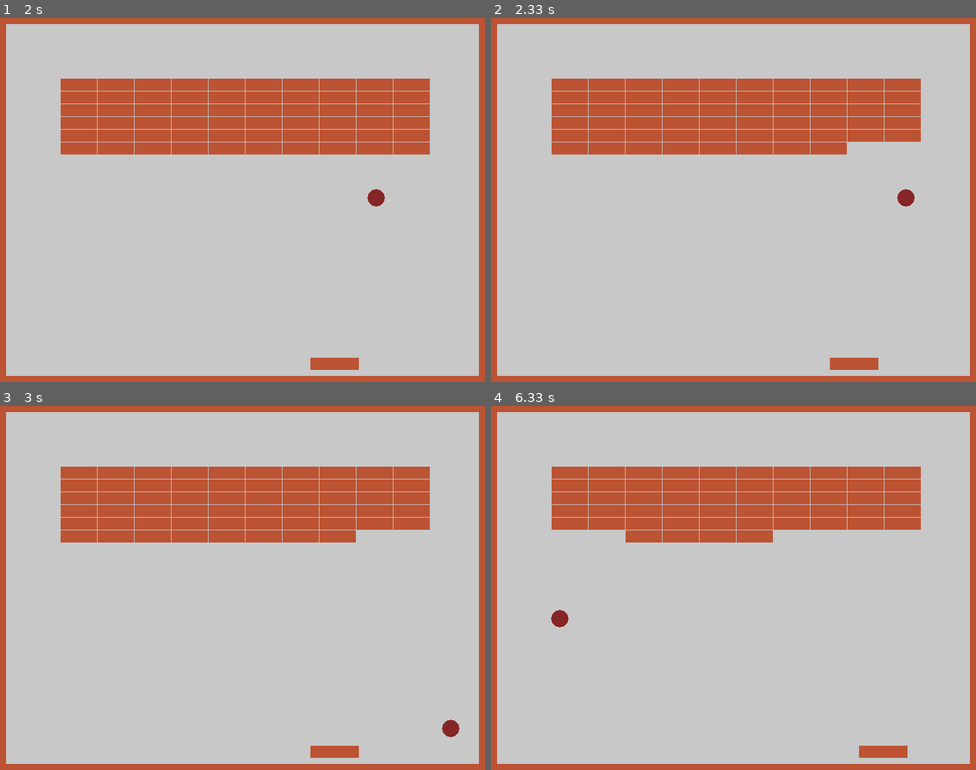
Above: before the commit, frames 1-4 (two rows, left to right).
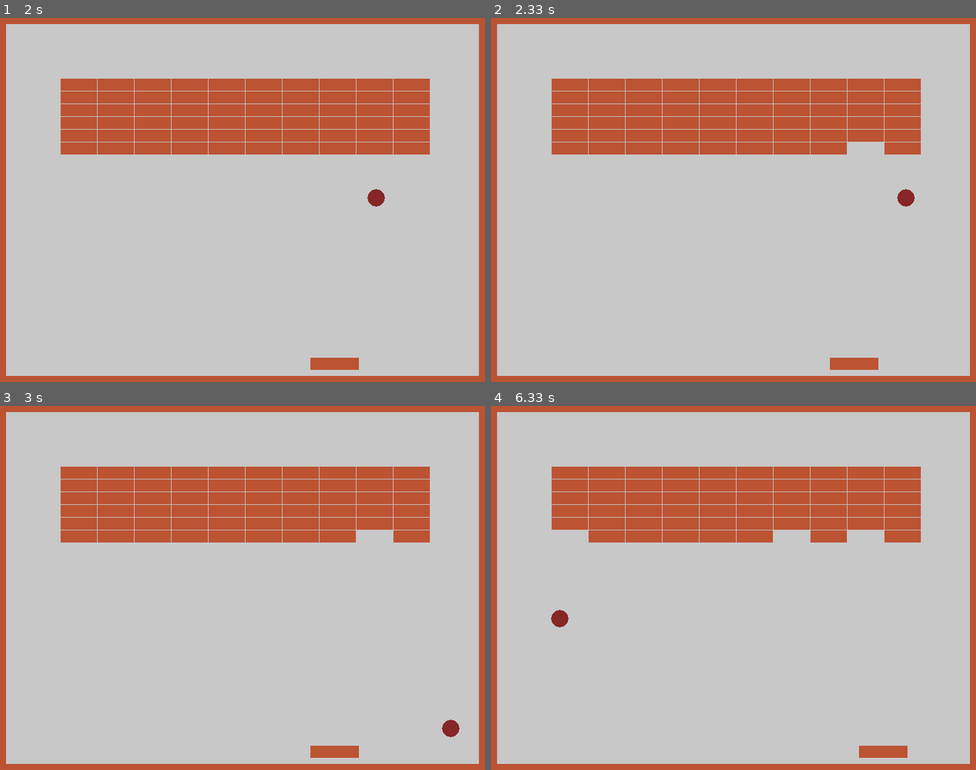
Above: after the commit, the same moments.

Repository: petros-ioannidis/arkanoid-pygame
Game: pygame game, started from src/arkanoid.py
The game is run twice, just before and just after one commit, with the same random seed, the same clock (stepped at 60 frames per second) and the same inputs. The source is Python 2; it was converted automatically to run under Python 3.
Inputs:
- Up to frame 1 (2 s): hold Down 0.33-0.8 s; tap Enter at 0.83 s; tap Space at 1.27, 1.67, 1.97 s; hold Right from 1.6 s (still down)
- Up to frame 2 (2.33 s): release Right at 2.23 s; hold Left from 2.27 s (still down)
- Up to frame 3 (3 s): tap Space at 2.33, 2.63, 2.83 s; release Left at 2.73 s; hold Right from 2.77 s (still down)
- Up to frame 4 (6.33 s): tap Space at 3.13, 3.33, 3.63, 3.83, 4.13, 4.4, 4.7, 4.83, 5.13, 5.5, 5.8, 6, 6.3 s; release Right at 3.23 s; hold Right 3.27-3.73 s; hold Left 3.77-4.3 s; hold Left 4.33-4.73 s; hold Right 4.77-5.4 s; hold Left 5.43-5.9 s; hold Right from 5.93 s (still down)

Frame 1 is identical in both runs. In frame 2, 0.2% of the frame differs, in the area x 81-89%, y 34-38%; in frame 3, 0.2%; in frame 4, 0.8%, in the area x 20-89%, y 34-38%.

Commit message:
Fixed the multiple collision problem.
    From now on which block gets hit first by the ball is calculated
correctly by rewinding step by step the movement of the ball and see
which one of the blocks(in case there are many) the ball collides
first with.

Diff:
--- a/src/ball.py
+++ b/src/ball.py
@@ -8,10 +8,6 @@
     """Ball class"""
 
     def __init__(self, position, *groups):
-        """Constructor of the Ball class.
-        Nothing fancy here it is just a regular sprite
-        class
-        """
         super(Ball, self).__init__(*groups)
         self.image = pygame.image.load(os.path.join(dir, '../sprites/ball.png'))
         self.dim = self.image.get_size()
@@ -25,7 +21,7 @@
     def attach(self, sprite, side):
         """Attach the ball to an object
 
-        sprite -- the object
+        sprite -- the Sprite object
         side -- which side ('up', 'down', 'left', 'right')
         """
         self.attached_to['sprite'] = sprite
@@ -78,19 +74,41 @@
         for racket in pygame.sprite.spritecollide(self, game.players, False):
             racket.calculate_speed(self)
 
-        cell = pygame.sprite.spritecollide(self, game.blocks, True)
+        temp_position = self.position.copy()
+
+        #compute which block does the ball hit first by rewind the ball movement one step at the time
+
+        cell = pygame.sprite.spritecollide(self, game.blocks, False)
+        _cell = pygame.sprite.spritecollide(self, game.blocks, False)
+        while len(_cell) > 1:
+            if self.rect.x:
+                self.rect.x -= (self.speed['x']*dt)/abs(self.speed['x']*dt)
+            if self.rect.y:
+                self.rect.y -= (self.speed['y']*dt)/abs(self.speed['y']*dt)
+            cell = _cell
+            _cell = pygame.sprite.spritecollide(self, game.blocks, False)
+
+        if _cell:
+            cell = _cell
+
+        self.position = temp_position.copy()
+        self.rect.x = self.position['x']
+        self.rect.y = self.position['y']
+
         if cell:
-            cell = cell[0].rect
-            if last.right <= cell.left and new.right > cell.left:
-                new.right = cell.left
+            _cell = cell[0].rect
+
+            if last.right <= _cell.left and new.right > _cell.left:
+                new.right = _cell.left
                 self.speed['x'] = -self.speed['x']
-            elif last.left >= cell.right and new.left < cell.right:
-                new.left = cell.right
+            elif last.left >= _cell.right and new.left < _cell.right:
+                new.left = _cell.right
                 self.speed['x'] = -self.speed['x']
 
-            if last.bottom <= cell.top and new.bottom > cell.top:
-                new.bottom = cell.top
+            if last.bottom <= _cell.top and new.bottom > _cell.top:
+                new.bottom = _cell.top
                 self.speed['y'] = -self.speed['y']
-            elif last.top >= cell.bottom and new.top < cell.bottom:
-                new.top = cell.bottom
+            elif last.top >= _cell.bottom and new.top < _cell.bottom:
+                new.top = _cell.bottom
                 self.speed['y'] = -self.speed['y']
+            cell[0].kill()
--- a/src/game.py
+++ b/src/game.py
@@ -61,7 +61,6 @@
             for dimy in range(6):
                 initial_grid.append((100 + dimx*61, 100 + dimy*21))
 
-        print initial_grid
         self.stage = Stage(self, initial_grid, (self.dimension['x']/2, self.dimension['y'] - wall_size[1]), wall_list)
 
         self.sprites.add(self.walls)
